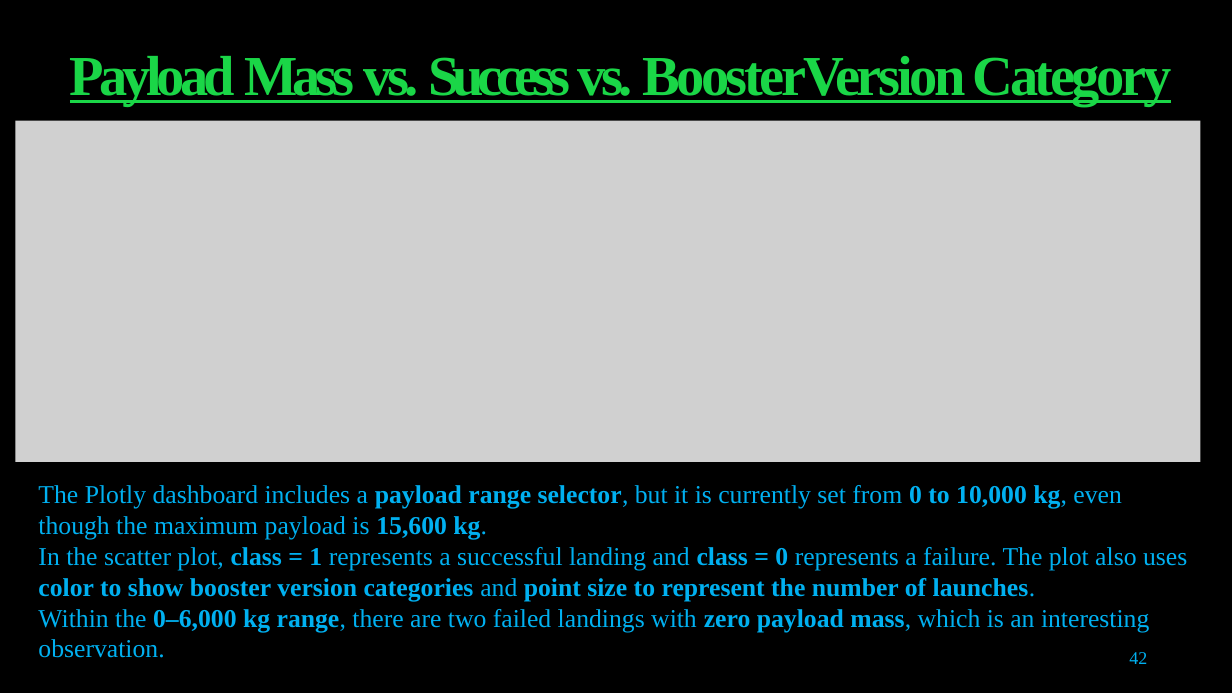
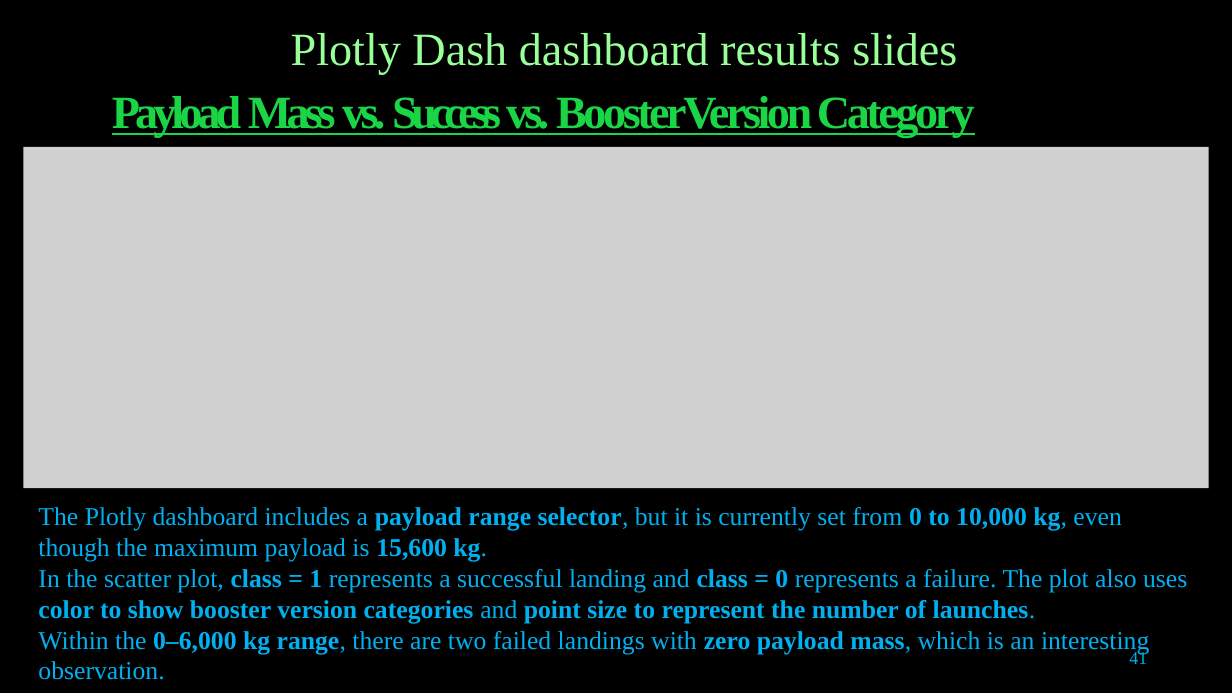
Before and after one commit to thayhiepth/Applied_Data_Science_Capstone, a slide deck: slide 41 of Data Science Capstone Project.pptx (slide 42 before the commit). Drawn at 1232x693 pixels with LibreOffice and Linux fonts; fonts in the diff are those of the drawing; grey boxes stand for pictures. Boxes give left, top, right and bottom in pixels: in the first picture for what was removed or moved away, otherwise in the second. Text is boxed around its words. In the diff, an @@ line names an element or a change of style, - is before the commit and + after.

```diff
--- a/Data Science Capstone Project.pptx
+++ b/Data Science Capstone Project.pptx
@@ title at [112, 33, 975, 138]: text changed; size 44 to 36 pt @@
-Payload Mass vs. Success vs. BoosterVersion Category
+Plotly Dash dashboard results slides
+Payload Mass vs. Success vs. BoosterVersion Category
@@ picture: place and size @@
-picture at [16, 121, 1202, 462]
+picture at [23, 147, 1209, 488]
@@ text "The Plotly dashboard includes a ...": place and size @@
-text "The Plotly dashboard includes a ..." at [38, 485, 1187, 658]
+text "The Plotly dashboard includes a ..." at [38, 507, 1187, 680]
@@ page number at [1129, 650, 1147, 664]: text changed @@
-42
+41
```
Also in this commit, not shown: 36 other slides changed, 3 slides added, 4 slides removed, 1 other file.
